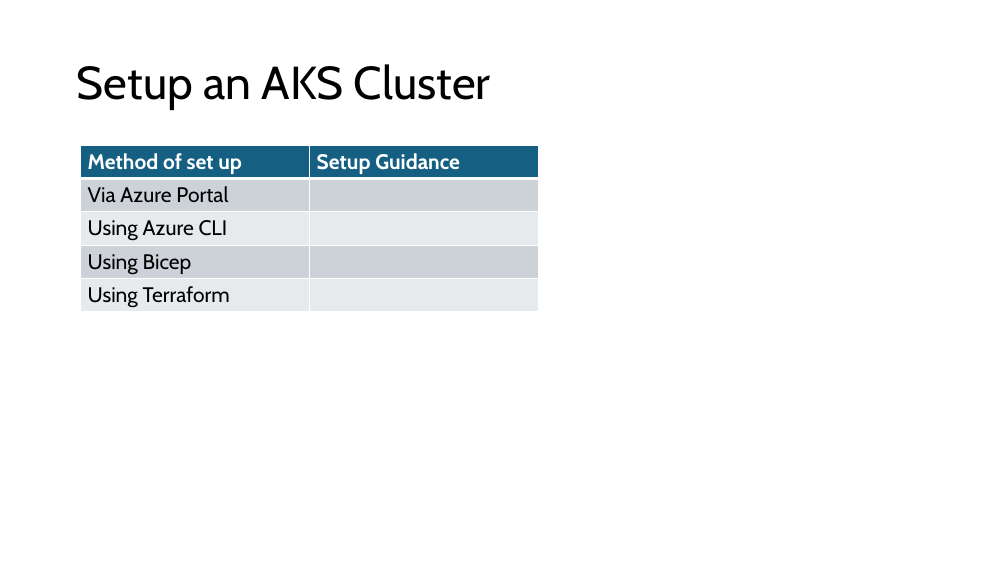
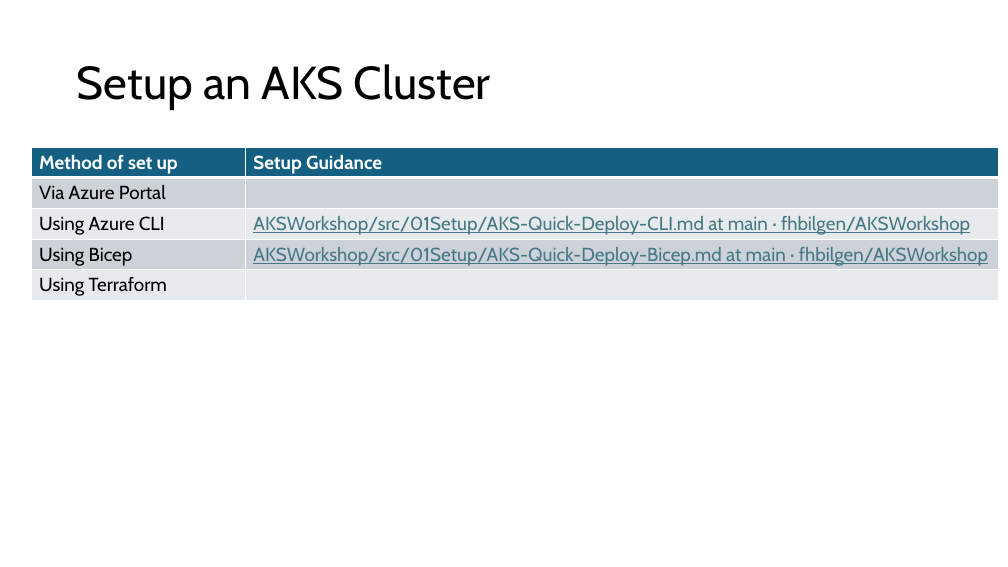
Before and after one commit to fhbilgen/AKSWorkshop, a slide deck: slide 10 of AKS.pptx. Drawn at 1008x567 pixels with LibreOffice and Linux fonts; fonts in the diff are those of the drawing. Boxes give left, top, right and bottom in pixels: in the first picture for what was removed or moved away, otherwise in the second. Text is boxed around its words. In the diff, an @@ line names an element or a change of style, - is before the commit and + after.

Commit message:
added bicep and terraform AKS cluster setups

```diff
--- a/AKS.pptx
+++ b/AKS.pptx
@@ table at [32,147,998,301] @@
-row 3, column 2: 
+row 3, column 2: AKSWorkshop/src/01Setup/AKS-Quick-Deploy-CLI.md at main · fhbilgen/AKSWorkshop
-row 4, column 2: 
+row 4, column 2: AKSWorkshop/src/01Setup/AKS-Quick-Deploy-Bicep.md at main · fhbilgen/AKSWorkshop
@@ size 20 to 18 pt in "Method of set up", "Setup Guidance", "Via Azure Portal", "Using Azure CLI" and 2 more places @@
@@ table: place and size @@
-table at [80,146,538,312]
+table at [32,147,998,301]
```
Also in this commit, not shown: 1 other slide changed, 10 other files.
